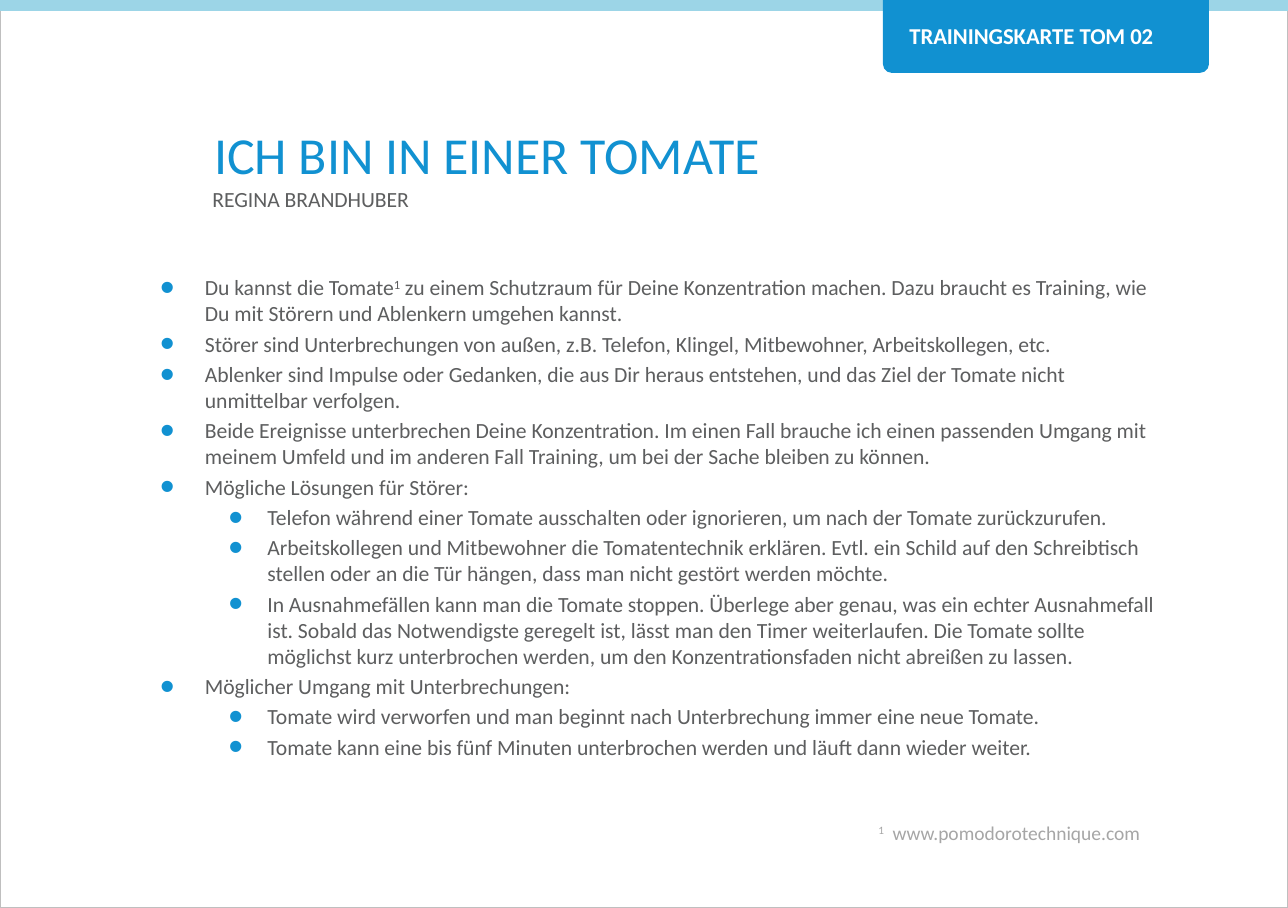
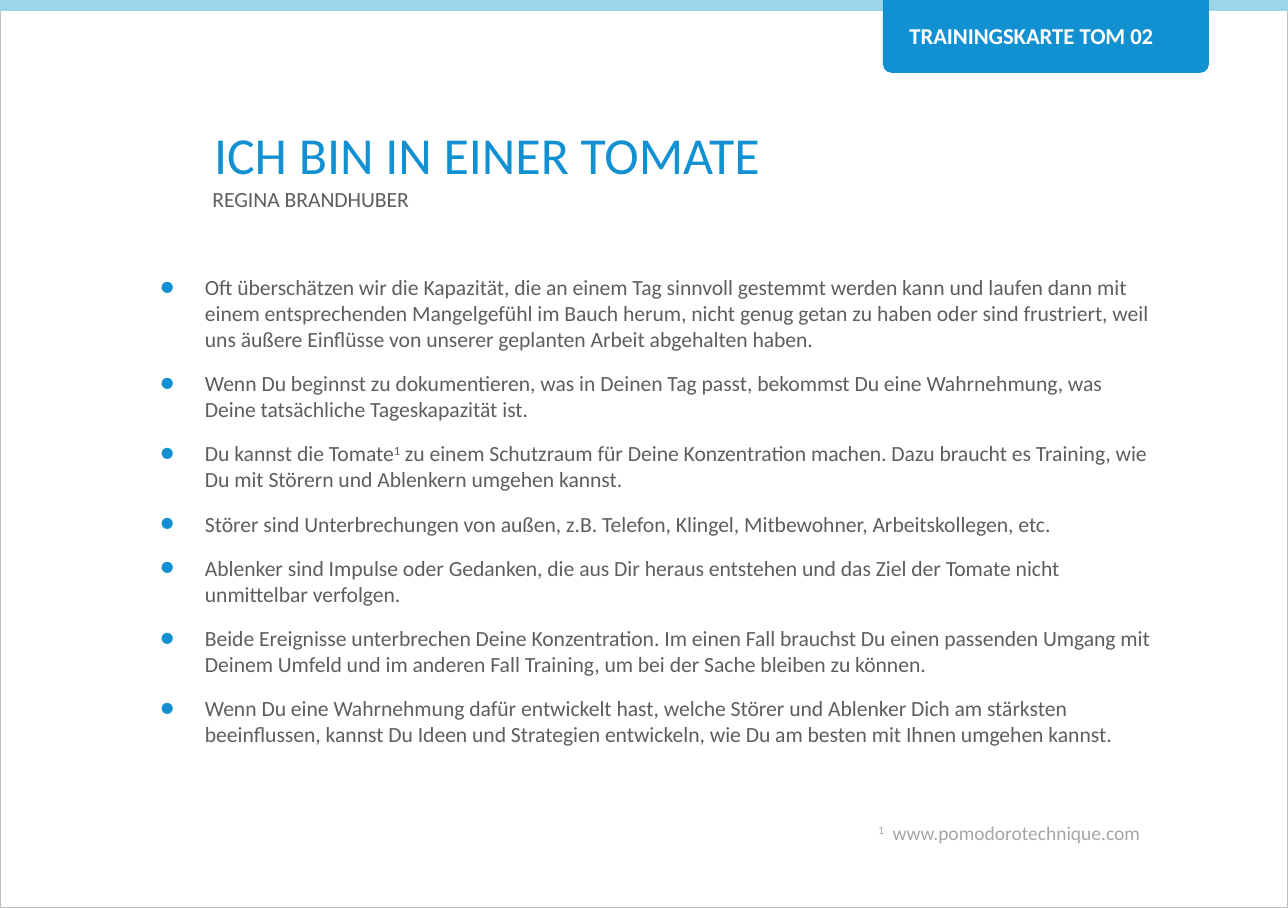
Before and after one commit to Teamtool/training-materials, a slide deck: slide 1 of training-cards/agile moves/Tomatoes (TOM)/ger/apprentice/ger_TOM_02_Bin_in_einer_tomate_AM_Apprentice.pptx. Drawn at 1288x908 pixels with LibreOffice and Linux fonts; fonts in the diff are those of the drawing; background and template pictures are left out. Boxes give left, top, right and bottom in pixels: in the first picture for what was removed or moved away, otherwise in the second. Text is boxed around its words. In the diff, an @@ line names an element or a change of style, - is before the commit and + after.

```diff
--- a/training-cards/agile moves/Tomatoes (TOM)/ger/apprentice/ger_TOM_02_Bin_in_einer_tomate_AM_Apprentice.pptx
+++ b/training-cards/agile moves/Tomatoes (TOM)/ger/apprentice/ger_TOM_02_Bin_in_einer_tomate_AM_Apprentice.pptx
@@ text at [205,280,1148,421]: paragraphs added @@
+• Oft überschätzen wir die Kapazität, die an einem Tag sinnvoll gestemmt werden kann und laufen dann mit einem entsprechenden Mangelgefühl im Bauch herum, nicht genug getan zu haben oder sind frustriert, weil uns äußere Einflüsse von unserer geplanten Arbeit abgehalten haben.
+• Wenn Du beginnst zu dokumentieren, was in Deinen Tag passt, bekommst Du eine Wahrnehmung, was Deine tatsächliche Tageskapazität ist.
@@ text at [205,446,1147,536]: more space between paragraphs @@
@@ text at [205,561,1149,746]: text changed @@
-• Ablenker sind Impulse oder Gedanken, die aus Dir heraus entstehen, und das Ziel der Tomate nicht unmittelbar verfolgen.
-• Beide Ereignisse unterbrechen Deine Konzentration. Im einen Fall brauche ich einen passenden Umgang mit meinem Umfeld und im anderen Fall Training, um bei der Sache bleiben zu können.
-• Mögliche Lösungen für Störer:
-  • Telefon während einer Tomate ausschalten oder ignorieren, um nach der Tomate zurückzurufen.
-  • Arbeitskollegen und Mitbewohner die Tomatentechnik erklären. Evtl. ein Schild auf den Schreibtisch stellen oder an die Tür hängen, dass man nicht gestört werden möchte.
-  • In Ausnahmefällen kann man die Tomate stoppen. Überlege aber genau, was ein echter Ausnahmefall ist. Sobald das Notwendigste geregelt ist, lässt man den Timer weiterlaufen. Die Tomate sollte möglichst kurz unterbrochen werden, um den Konzentrationsfaden nicht abreißen zu lassen.
-• Möglicher Umgang mit Unterbrechungen:
-  • Tomate wird verworfen und man beginnt nach Unterbrechung immer eine neue Tomate.
-  • Tomate kann eine bis fünf Minuten unterbrochen werden und läuft dann wieder weiter.
+• Ablenker sind Impulse oder Gedanken, die aus Dir heraus entstehen und das Ziel der Tomate nicht unmittelbar verfolgen.
+• Beide Ereignisse unterbrechen Deine Konzentration. Im einen Fall brauchst Du einen passenden Umgang mit Deinem Umfeld und im anderen Fall Training, um bei der Sache bleiben zu können.
+• Wenn Du eine Wahrnehmung dafür entwickelt hast, welche Störer und Ablenker Dich am stärksten beeinflussen, kannst Du Ideen und Strategien entwickeln, wie Du am besten mit Ihnen umgehen kannst.
```
Also in this commit, not shown: 17 other files.
